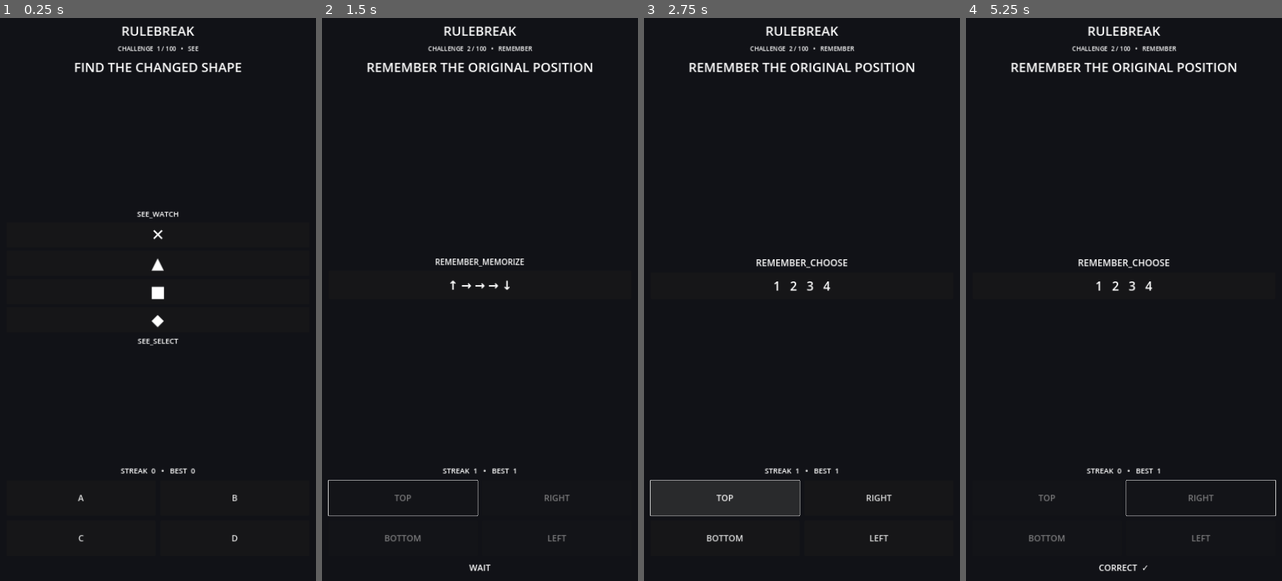
Above: before the commit, frames 1-4 (left to right).
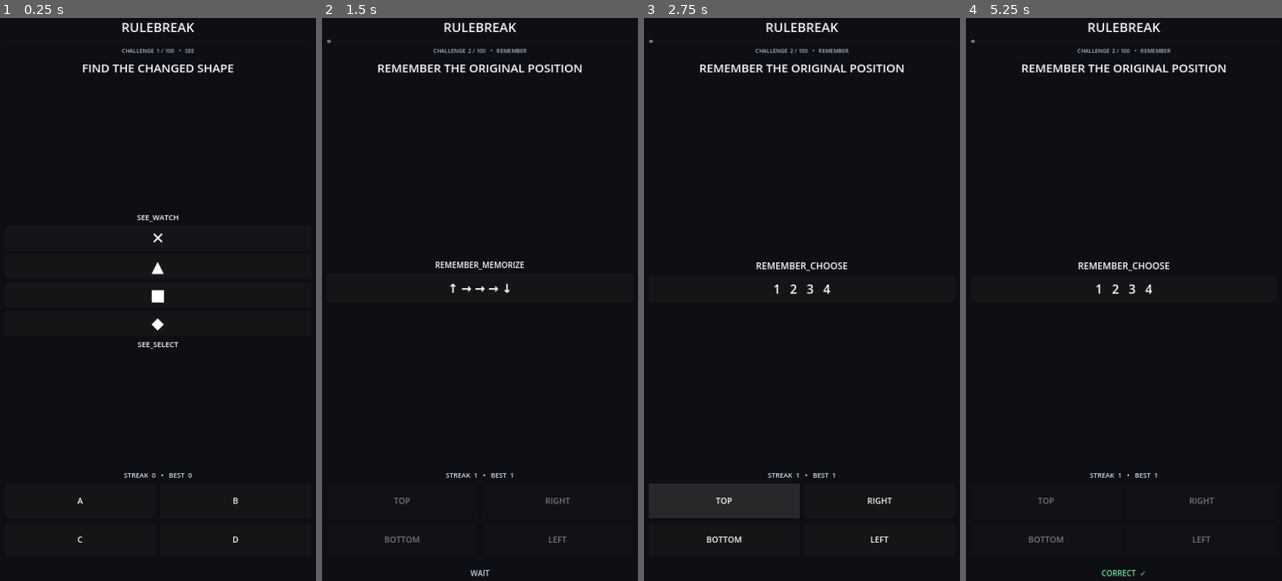
Above: after the commit, the same moments.

Repository: lukeniukrostyslav/rulebreak8
Game: Godot game, scene res://main.tscn
Two runs of this game, one before a commit and one after it. Both use one fixed random seed, a clock stepped at 60 frames per second and the inputs below.
Inputs:
- Up to frame 1 (0.25 s): no input
- Up to frame 2 (1.5 s): click "A" at 0.5 s; tap Enter at 1.25 s
- Up to frame 3 (2.75 s): tap Space at 2 s
- Up to frame 4 (5.25 s): click "TOP" at 2.75 s; tap Enter at 3.5 s; tap Space at 4.25 s; click "RIGHT" at 5 s

The runs differ from the first frame. In frame 1, 2.0% of the frame differs, in the area x 23-77%, y 0-94%; in frame 2, 2.7%; in frame 3, 2.9%, in the area x 1-86%, y 0-94%; in frame 4, 2.8%.

Commit message:
feat: polish mobile gameplay feedback and progress UI

Diff:
--- a/scripts/game.gd
+++ b/scripts/game.gd
@@ -3,7 +3,6 @@
 const ChallengeManagerScript = preload("res://scripts/core/challenge_manager.gd")
 const ProgressionScript = preload("res://scripts/core/progression.gd")
 const ChallengeViewV2Script = preload("res://scripts/core/challenge_view_v2.gd")
-const LocalizationScript = preload("res://scripts/core/localization.gd")
 
 var challenge_manager := ChallengeManagerScript.new()
 var progression := ProgressionScript.new()
@@ -14,8 +13,10 @@
 var streak_label: Label
 var feedback_label: Label
 var challenge_label: Label
+var progress_bar: ProgressBar
 var reaction_started_at_ms := -1
 var reaction_duration_ms := 0
+var answer_locked := false
 
 func _ready() -> void:
     var localization := get_node_or_null("/root/Localization")
@@ -32,88 +33,116 @@
 
 func _build_ui() -> void:
     var bg := ColorRect.new()
-    bg.color = Color("111217")
+    bg.color = Color("0D0F14")
     bg.set_anchors_and_offsets_preset(Control.PRESET_FULL_RECT)
     add_child(bg)
 
     var margin := MarginContainer.new()
     margin.set_anchors_and_offsets_preset(Control.PRESET_FULL_RECT)
-    margin.add_theme_constant_override("margin_left", 48)
-    margin.add_theme_constant_override("margin_right", 48)
-    margin.add_theme_constant_override("margin_top", 54)
-    margin.add_theme_constant_override("margin_bottom", 54)
+    margin.add_theme_constant_override("margin_left", 42)
+    margin.add_theme_constant_override("margin_right", 42)
+    margin.add_theme_constant_override("margin_top", 42)
+    margin.add_theme_constant_override("margin_bottom", 42)
     add_child(margin)
 
     var root := VBoxContainer.new()
-    root.add_theme_constant_override("separation", 14)
+    root.add_theme_constant_override("separation", 12)
     margin.add_child(root)
 
     var title := Label.new()
     title.text = tr("GAME_TITLE")
     title.horizontal_alignment = HORIZONTAL_ALIGNMENT_CENTER
     title.add_theme_font_size_override("font_size", 42)
+    title.add_theme_color_override("font_color", Color("F4F6FA"))
     root.add_child(title)
+
+    progress_bar = ProgressBar.new()
+    progress_bar.custom_minimum_size = Vector2(0, 10)
+    progress_bar.show_percentage = false
+    progress_bar.max_value = challenge_manager.challenges.size()
+    progress_bar.add_theme_icon_override("background", null)
+    root.add_child(progress_bar)
 
     challenge_label = Label.new()
     challenge_label.horizontal_alignment = HORIZONTAL_ALIGNMENT_CENTER
-    challenge_label.add_theme_font_size_override("font_size", 20)
+    challenge_label.add_theme_font_size_override("font_size", 18)
+    challenge_label.add_theme_color_override("font_color", Color("AEB7C7"))
     root.add_child(challenge_label)
 
     rule_label = Label.new()
     rule_label.horizontal_alignment = HORIZONTAL_ALIGNMENT_CENTER
     rule_label.autowrap_mode = TextServer.AUTOWRAP_WORD_SMART
-    rule_label.add_theme_font_size_override("font_size", 42)
+    rule_label.add_theme_font_size_override("font_size", 38)
+    rule_label.add_theme_color_override("font_color", Color("FFFFFF"))
     rule_label.custom_minimum_size.y = 105
     root.add_child(rule_label)
 
     challenge_view.custom_minimum_size = Vector2(0, 230)
     challenge_view.size_flags_vertical = Control.SIZE_EXPAND_FILL
+    challenge_view.pivot_offset = Vector2(540, 115)
     root.add_child(challenge_view)
 
     streak_label = Label.new()
     streak_label.horizontal_alignment = HORIZONTAL_ALIGNMENT_CENTER
-    streak_label.add_theme_font_size_override("font_size", 24)
+    streak_label.add_theme_font_size_override("font_size", 22)
+    streak_label.add_theme_color_override("font_color", Color("D5DBE6"))
     root.add_child(streak_label)
 
     var grid := GridContainer.new()
     grid.columns = 2
     grid.custom_minimum_size.y = 250
-    grid.add_theme_constant_override("h_separation", 16)
-    grid.add_theme_constant_override("v_separation", 16)
+    grid.add_theme_constant_override("h_separation", 14)
+    grid.add_theme_constant_override("v_separation", 14)
     root.add_child(grid)
 
     for i in 4:
         var b := Button.new()
-        b.add_theme_font_size_override("font_size", 28)
-        b.custom_minimum_size = Vector2(0, 115)
+        b.add_theme_font_size_override("font_size", 27)
+        b.add_theme_color_override("font_color", Color("F4F6FA"))
+        b.add_theme_color_override("font_hover_color", Color("FFFFFF"))
+        b.add_theme_color_override("font_pressed_color", Color("FFFFFF"))
+        b.custom_minimum_size = Vector2(0, 112)
         b.size_flags_horizontal = Control.SIZE_EXPAND_FILL
+        b.focus_mode = Control.FOCUS_NONE
         b.pressed.connect(_on_choice.bind(i))
         grid.add_child(b)
         buttons.append(b)
 
     feedback_label = Label.new()
     feedback_label.horizontal_alignment = HORIZONTAL_ALIGNMENT_CENTER
-    feedback_label.add_theme_font_size_override("font_size", 28)
-    feedback_label.custom_minimum_size.y = 55
+    feedback_label.vertical_alignment = VERTICAL_ALIGNMENT_CENTER
+    feedback_label.add_theme_font_size_override("font_size", 25)
+    feedback_label.add_theme_color_override("font_color", Color("C9D1DE"))
+    feedback_label.custom_minimum_size.y = 58
     root.add_child(feedback_label)
 
 func _show_challenge() -> void:
     reaction_started_at_ms = -1
     reaction_duration_ms = 0
+    answer_locked = false
     var challenge: Dictionary = challenge_manager.current()
     var total := challenge_manager.challenges.size()
     var position := challenge_manager.index + 1
     var kind_key := str(challenge.get("kind_key", ""))
     challenge_label.text = "%s  %d / %d   •   %s" % [tr("CHALLENGE"), position, total, tr(kind_key)]
+    progress_bar.max_value = total
+    progress_bar.value = position - 1
     rule_label.text = _localized_rule_text(challenge)
     streak_label.text = "%s  %d   •   %s  %d" % [tr("STREAK"), progression.streak, tr("BEST"), progression.best_streak]
     feedback_label.text = ""
+    feedback_label.add_theme_color_override("font_color", Color("C9D1DE"))
     challenge_view.show_challenge(challenge)
+    challenge_view.scale = Vector2(0.985, 0.985)
+    challenge_view.modulate.a = 0.0
+    var intro := create_tween().set_parallel(true)
+    intro.tween_property(challenge_view, "scale", Vector2.ONE, 0.18).set_trans(Tween.TRANS_QUAD).set_ease(Tween.EASE_OUT)
+    intro.tween_property(challenge_view, "modulate:a", 1.0, 0.18)
 
     var choices: Array = challenge.get("choices", [])
     for i in buttons.size():
         buttons[i].text = tr(str(choices[i])) if i < choices.size() else "—"
         buttons[i].disabled = not challenge_view.input_ready
+        buttons[i].scale = Vector2.ONE
 
 func _localized_rule_text(challenge: Dictionary) -> String:
     var rule_key := str(challenge.get("rule_key", ""))
@@ -130,6 +159,8 @@
     return translated
 
 func _on_visual_input_ready(ready: bool) -> void:
+    if answer_locked:
+        return
     if feedback_label:
         if ready:
             feedback_label.text = ""
@@ -142,13 +173,20 @@
     reaction_started_at_ms = started_at_ms
     reaction_duration_ms = duration_ms
 
+func _animate_answer_button(choice: int) -> void:
+    if choice < 0 or choice >= buttons.size():
+        return
+    var button := buttons[choice]
+    var tween := create_tween()
+    tween.tween_property(button, "scale", Vector2(0.96, 0.96), 0.05)
+    tween.tween_property(button, "scale", Vector2.ONE, 0.10)
+
 func _on_choice(choice: int) -> void:
-    if not challenge_view.input_ready:
+    if answer_locked or not challenge_view.input_ready:
         return
 
-    # Disable the logical input state immediately, not only the visual
-    # buttons, so rapid double-taps cannot record two answers while the
-    # feedback delay is awaiting its timer.
+    _animate_answer_button(choice)
+    answer_locked = true
     challenge_view.input_ready = false
     var reaction_timed_out := false
     if reaction_started_at_ms >= 0:
@@ -162,13 +200,17 @@
 
     if correct:
         feedback_label.text = "%s  ✓" % tr("CORRECT")
+        feedback_label.add_theme_color_override("font_color", Color("77E0A2"))
         Input.vibrate_handheld(35)
         challenge_manager.next()
         progression.set_current_level(challenge_manager.index)
+        streak_label.text = "%s  %d   •   %s  %d" % [tr("STREAK"), progression.streak, tr("BEST"), progression.best_streak]
         await get_tree().create_timer(0.35).timeout
     else:
         feedback_label.text = "%s  •  %s" % [tr("WRONG"), tr("TRY_AGAIN")]
+        feedback_label.add_theme_color_override("font_color", Color("FF8F8F"))
         Input.vibrate_handheld(55)
+        streak_label.text = "%s  %d   •   %s  %d" % [tr("STREAK"), progression.streak, tr("BEST"), progression.best_streak]
         await get_tree().create_timer(0.7).timeout
 
     _show_challenge()
